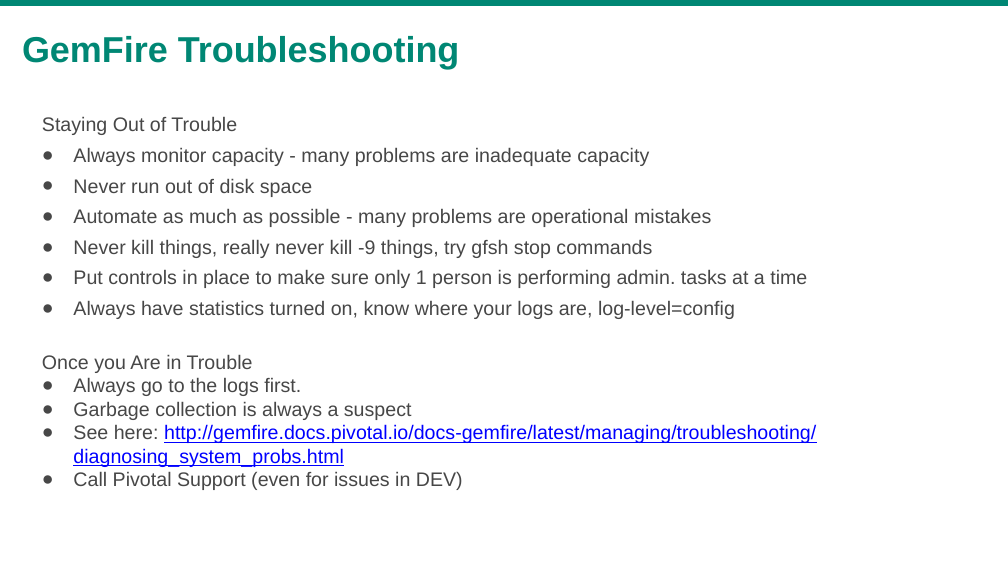
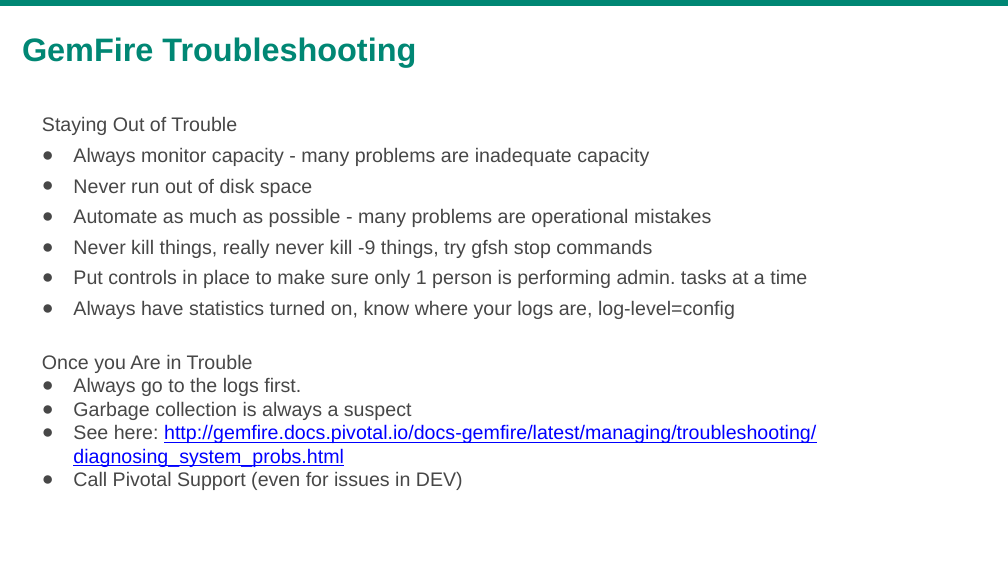
Before and after one commit to vmware-archive/ihg-ops-workshop, a slide deck: slide 2 of day3/Troubleshooting.pptx. Drawn at 1008x567 pixels with LibreOffice and Linux fonts; fonts in the diff are those of the drawing; background and template pictures are left out. Boxes give left, top, right and bottom in pixels: in the first picture for what was removed or moved away, otherwise in the second. Text is boxed around its words. In the diff, an @@ line names an element or a change of style, - is before the commit and + after.

```diff
--- a/day3/Troubleshooting.pptx
+++ b/day3/Troubleshooting.pptx
@@ title "GemFire Troubleshooting" at bbox=[22, 37, 416, 67]: size 25.8 to 23.2 pt @@
```
Also in this commit, not shown: 2 other slides changed.
